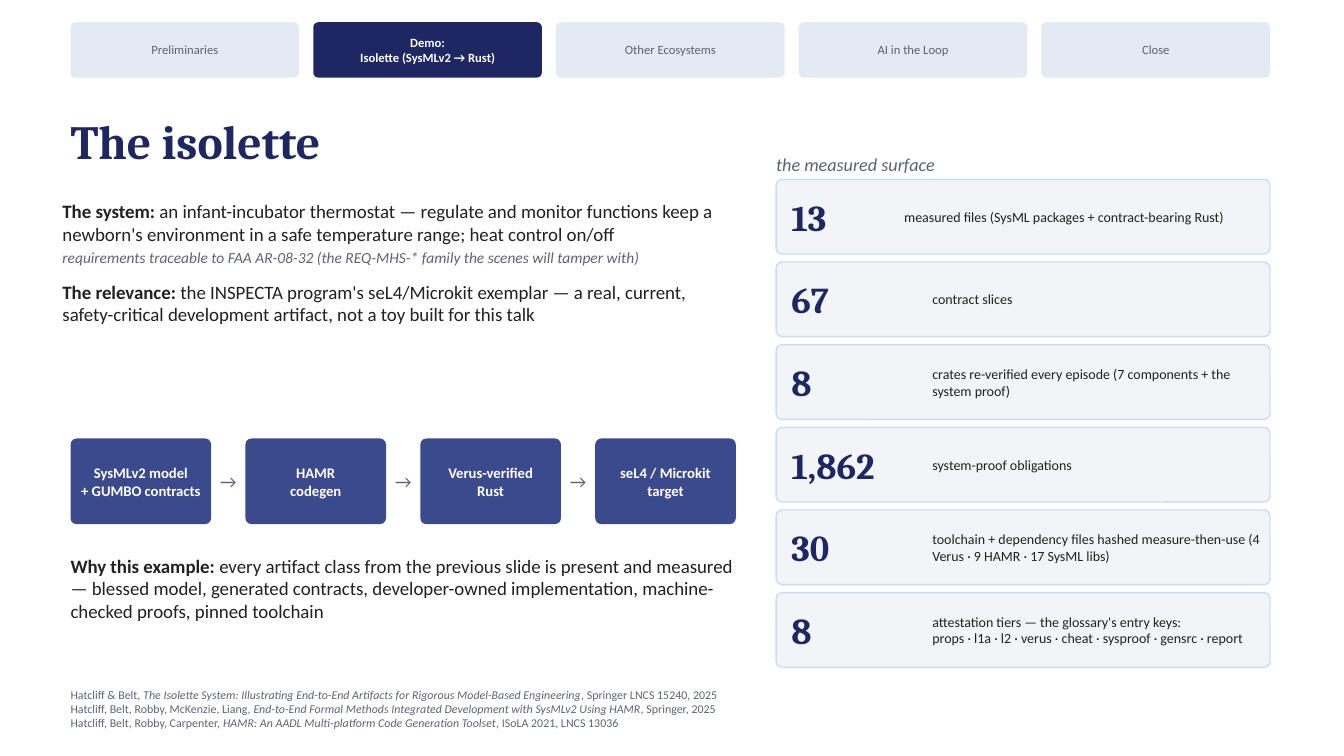
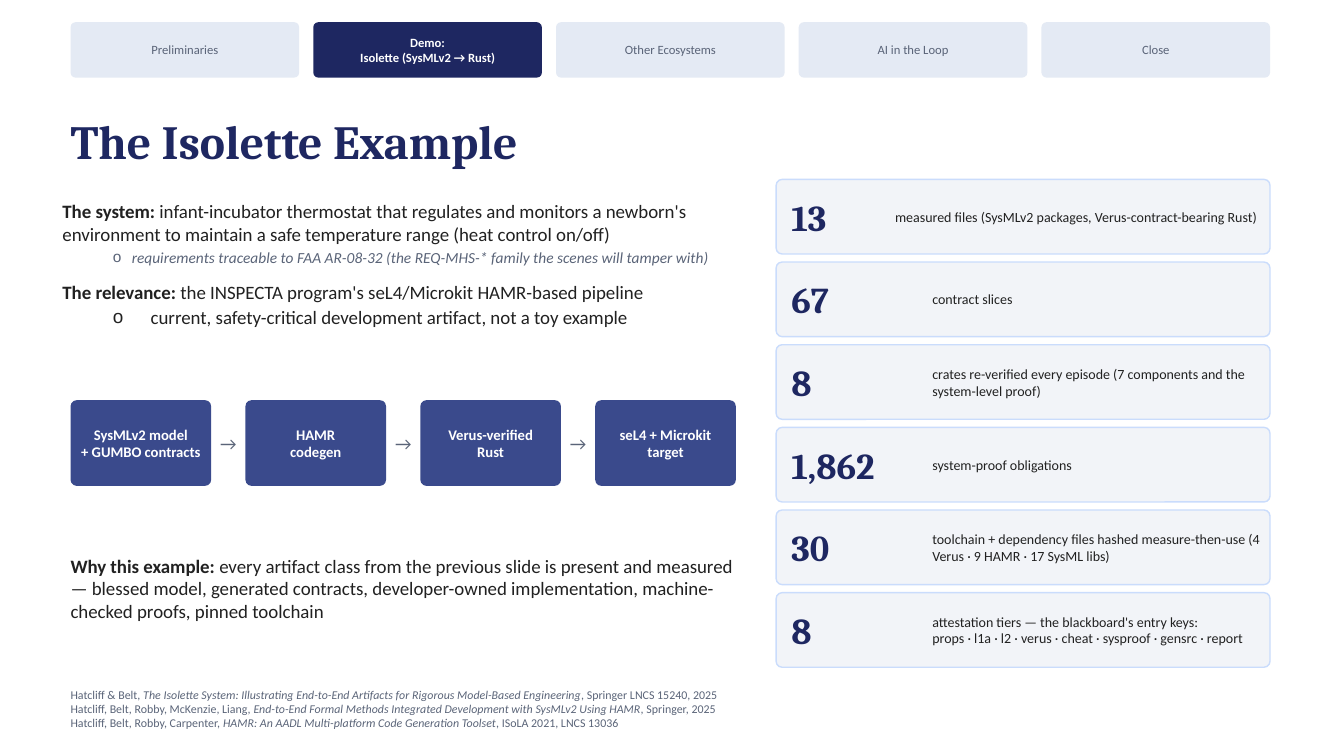
Before and after one commit to ku-sldg/pybb, a slide deck: slide 8 of docs/video_slides_draft.pptx. Drawn at 1344x756 pixels with LibreOffice and Linux fonts; fonts in the diff are those of the drawing. Boxes give left, top, right and bottom in pixels: in the first picture for what was removed or moved away, otherwise in the second. Text is boxed around its words. In the diff, an @@ line names an element or a change of style, - is before the commit and + after.

```diff
--- a/docs/video_slides_draft.pptx
+++ b/docs/video_slides_draft.pptx
@@ text at (71, 126, 518, 169): text changed @@
-The isolette
+The Isolette Example
@@ text removed at (776, 158, 934, 173) @@
-the measured surface
@@ text at (62, 204, 686, 245): text changed @@
-• The system: an infant-incubator thermostat — regulate and monitor functions keep a newborn's environment in a safe temperature range; heat control on/off
+• The system: infant-incubator thermostat that regulates and monitors a newborn's environment to maintain a safe temperature range (heat control on/off)
@@ text at (895, 212, 1257, 225): text changed @@
-measured files (SysML packages + contract-bearing Rust)
+measured files (SysMLv2 packages, Verus-contract-bearing Rust)
@@ text at (132, 252, 708, 266): bullet none to o; list level 1 to 2 in "requirements traceable to FAA AR-08-32 ..." @@
@@ text at (62, 285, 643, 327): text changed @@
-• The relevance: the INSPECTA program's seL4/Microkit exemplar — a real, current, safety-critical development artifact, not a toy built for this talk
+• The relevance: the INSPECTA program's seL4/Microkit HAMR-based pipeline
+  o current, safety-critical development artifact, not a toy example
@@ text at (932, 369, 1245, 399): text changed @@
-crates re-verified every episode (7 components + the system proof)
+crates re-verified every episode (7 components and the system-level proof)
@@ 7 texts, 4 rounded rectangles: place and size @@
-7 texts, 4 rounded rectangles at (71, 439, 737, 524)
+7 texts, 4 rounded rectangles at (71, 400, 737, 486)
@@ text at (620, 429, 711, 440): text changed @@
-seL4 / Microkit
+seL4 + Microkit
@@ text at (932, 617, 1198, 630): text changed @@
-attestation tiers — the glossary's entry keys:
+attestation tiers — the blackboard's entry keys:
```
Also in this commit, not shown: 1 other slide changed, 2 other files.
